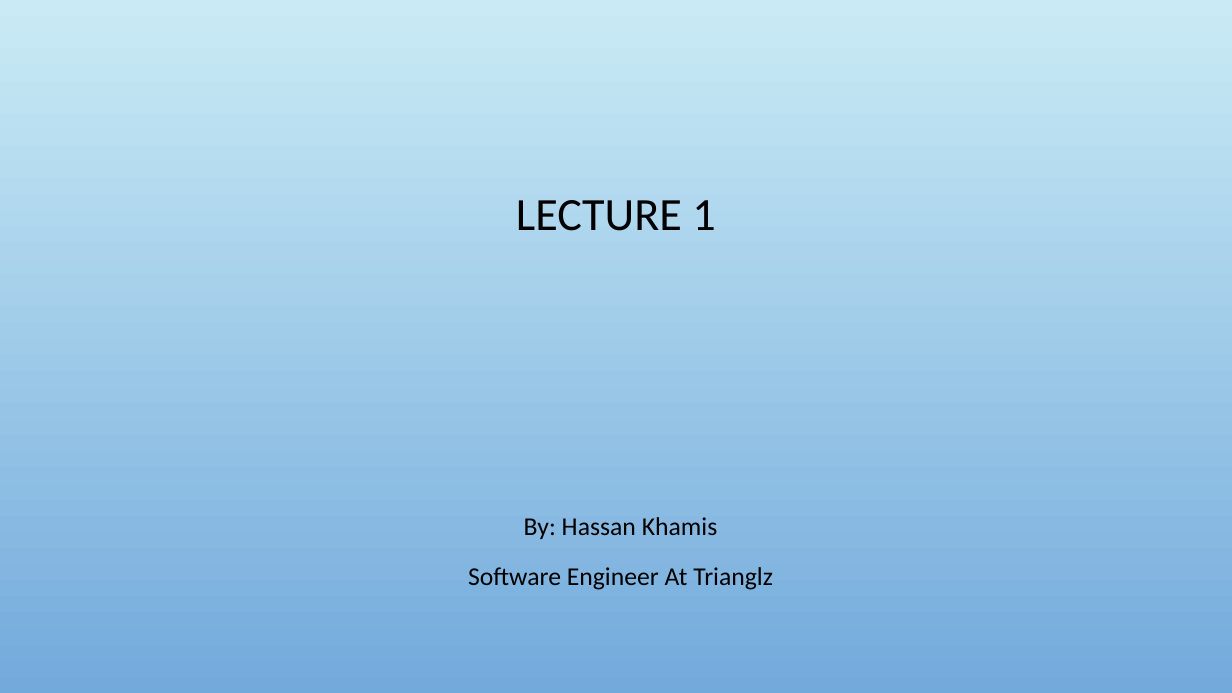
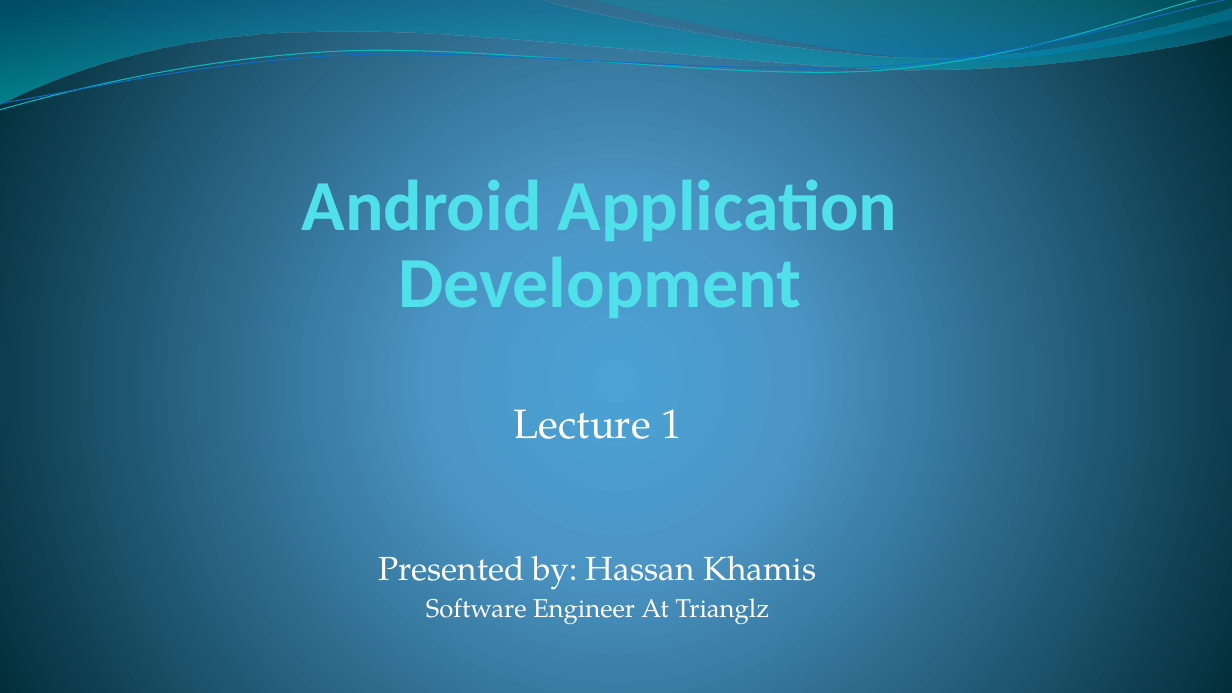
Before and after one commit to hassankhamis97/Lecture1_android_java, a slide deck: slide 1 of Lecture 1.pptx. Drawn at 1232x693 pixels with LibreOffice and Linux fonts; fonts in the diff are those of the drawing; background and template pictures are left out. Boxes give left, top, right and bottom in pixels: in the first picture for what was removed or moved away, otherwise in the second. Text is boxed around its words. In the diff, an @@ line names an element or a change of style, - is before the commit and + after.

Commit message:
add slides

```diff
--- a/Lecture 1.pptx
+++ b/Lecture 1.pptx
@@ background picture (left out) to gradient #4AA0D6 to #4C98C7 to #002C38 @@
@@ freeform shape added at box(0, 0, 1232, 104), fill gradient #0074A1 to #00C6CF @@
@@ freeform shape added at box(0, 0, 1232, 115), outline #0AB8BF 0.85 pt @@
@@ freeform shape added at box(0, 0, 1232, 110), outline #0F6FC6 0.75 pt @@
@@ freeform shape added at box(591, 0, 1232, 64), fill gradient #00A1A9 to #008BBF @@
@@ title added at box(302, 170, 897, 318), 56 pt, text #51E0EA, bold @@
+Android Application
+Development
@@ title removed at box(516, 200, 715, 231) @@
-LECTURE 1
@@ subtitle "Lecture 1": place and size @@
-subtitle "Lecture 1" at box(468, 517, 773, 590)
+subtitle "Lecture 1" at box(379, 409, 817, 624)
@@ subtitle at box(379, 409, 817, 590): text changed; size 20 to 26 pt; font Calibri to TeX Gyre Pagella; text colour #000000 to #FFFFFF @@
-By: Hassan Khamis
+Lecture 1
+Presented by: Hassan Khamis
@@ subtitle at box(426, 598, 769, 624): font Calibri to TeX Gyre Pagella, text colour #000000 to #FFFFFF in "Software Engineer At Trianglz"; line spacing 1.2 to 1; less space between paragraphs @@
```
Also in this commit, not shown: 10 other slides changed, 3 slides added, 1 other file.
